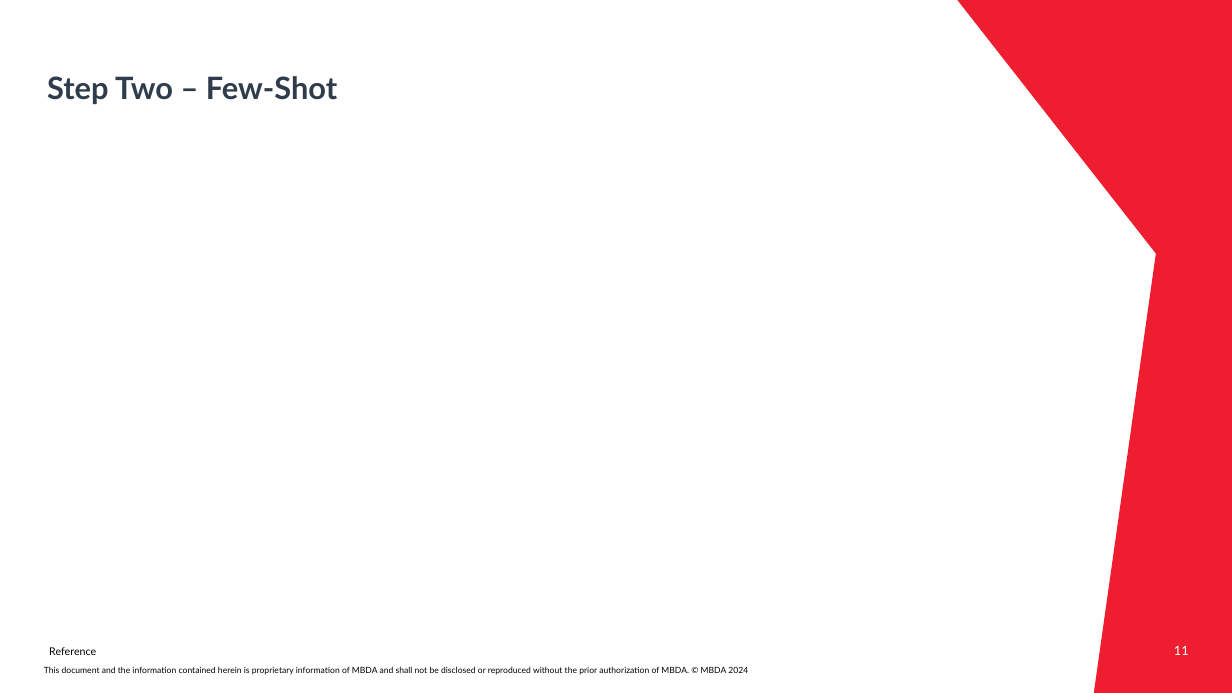
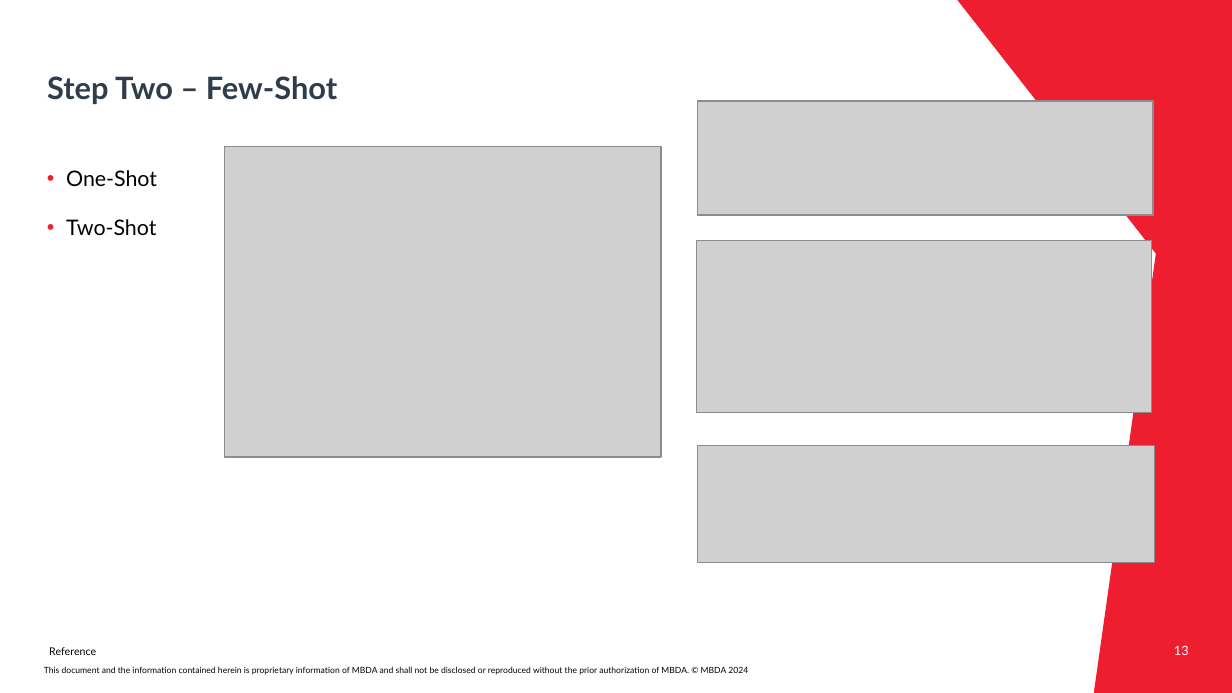
Before and after one commit to Mqtth3w/master-thesis-mbda-unipr, a slide deck: slide 13 of Presentation_Gianvenuti.pptx (slide 11 before the commit). Drawn at 1232x693 pixels with LibreOffice and Linux fonts; fonts in the diff are those of the drawing; grey boxes stand for pictures; background and template pictures are left out. Boxes give left, top, right and bottom in pixels: in the first picture for what was removed or moved away, otherwise in the second. Text is boxed around its words. In the diff, an @@ line names an element or a change of style, - is before the commit and + after.

```diff
--- a/Presentation_Gianvenuti.pptx
+++ b/Presentation_Gianvenuti.pptx
@@ picture added at (697,101,1153,214) @@
@@ picture added at (224,147,660,457) @@
@@ text added at (66,170,157,235), 12.5 pt, text #000000 @@
+• One-Shot
+• Two-Shot
@@ picture added at (696,240,1152,413) @@
@@ picture added at (697,446,1154,563) @@
@@ page number at (1174,645,1189,655): text changed @@
-11
+13
```
Also in this commit, not shown: 9 other slides changed, 2 slides added.
